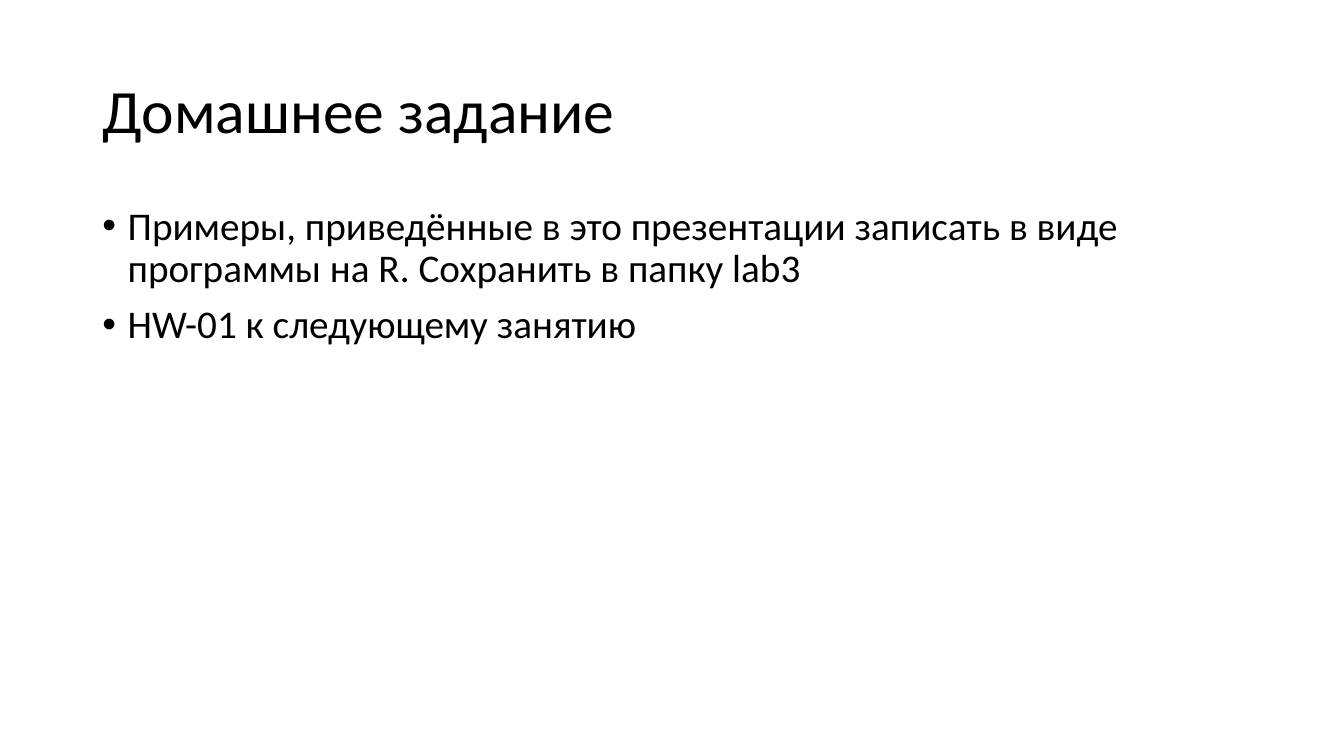
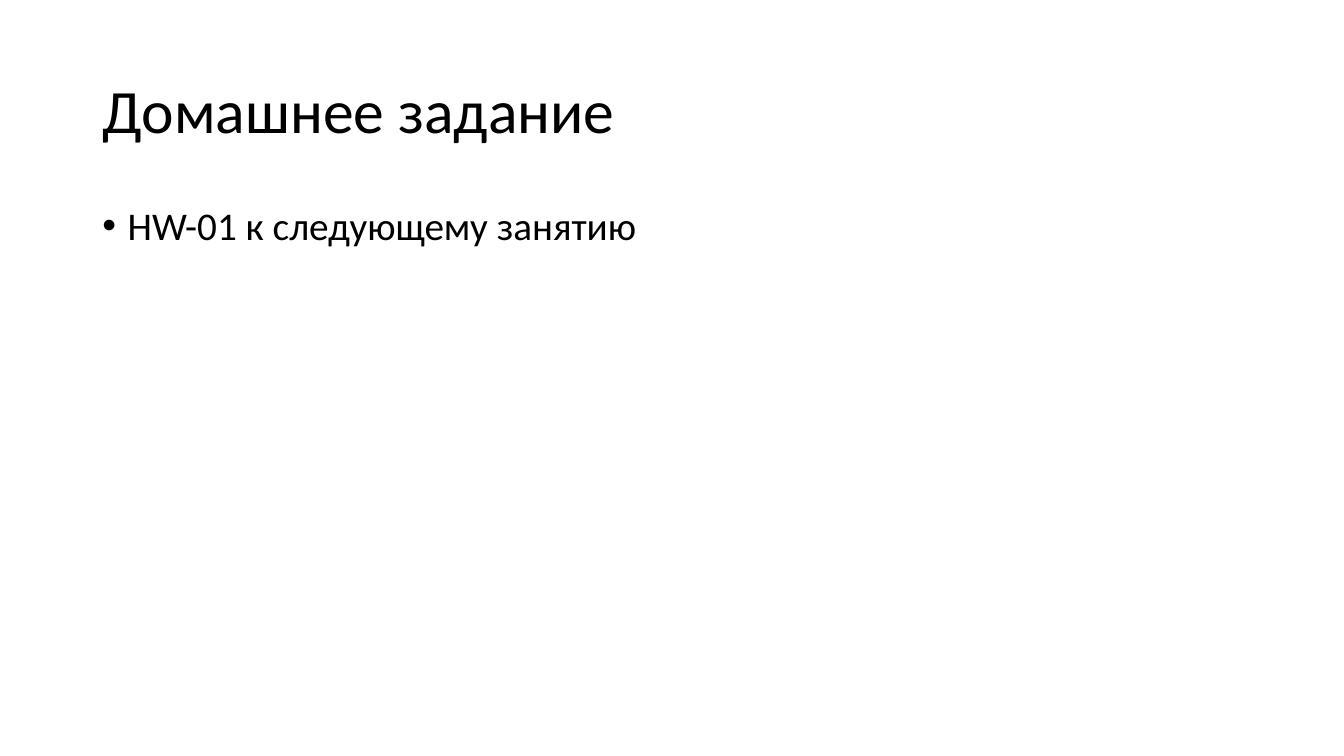
Before and after one commit to mez401/da2016, a slide deck: slide 12 of 2.1 Data Structures - Advanced.pptx (slide 11 before the commit). Drawn at 1344x756 pixels with LibreOffice and Linux fonts; fonts in the diff are those of the drawing. Boxes give left, top, right and bottom in pixels: in the first picture for what was removed or moved away, otherwise in the second. Text is boxed around its words. In the diff, an @@ line names an element or a change of style, - is before the commit and + after.

```diff
--- a/2.1 Data Structures - Advanced.pptx
+++ b/2.1 Data Structures - Advanced.pptx
@@ text at [128, 214, 1118, 289]: paragraph removed @@
-• Примеры, приведённые в это презентации записать в виде программы на R. Сохранить в папку lab3
```
Also in this commit, not shown: 1 slide added.
